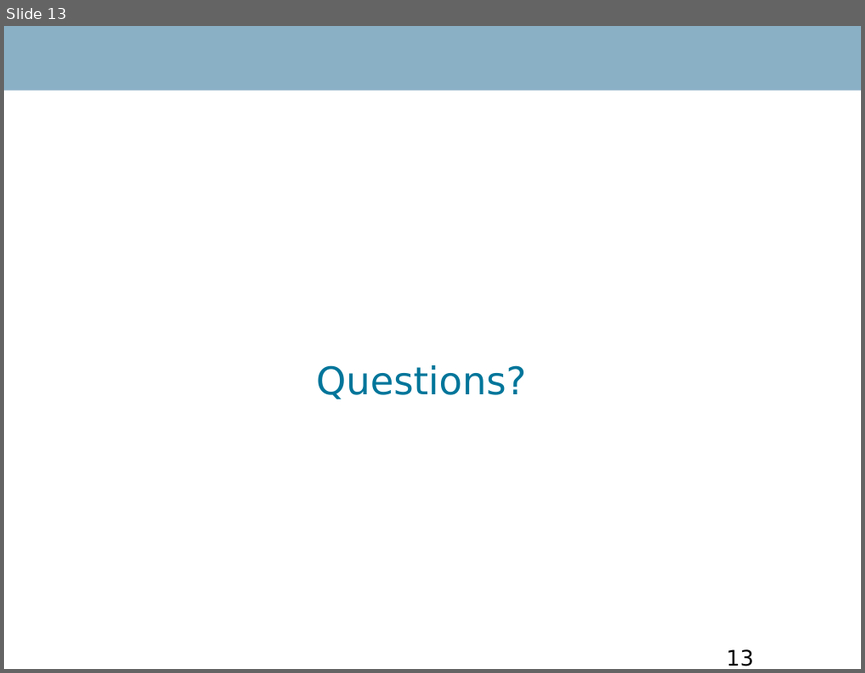
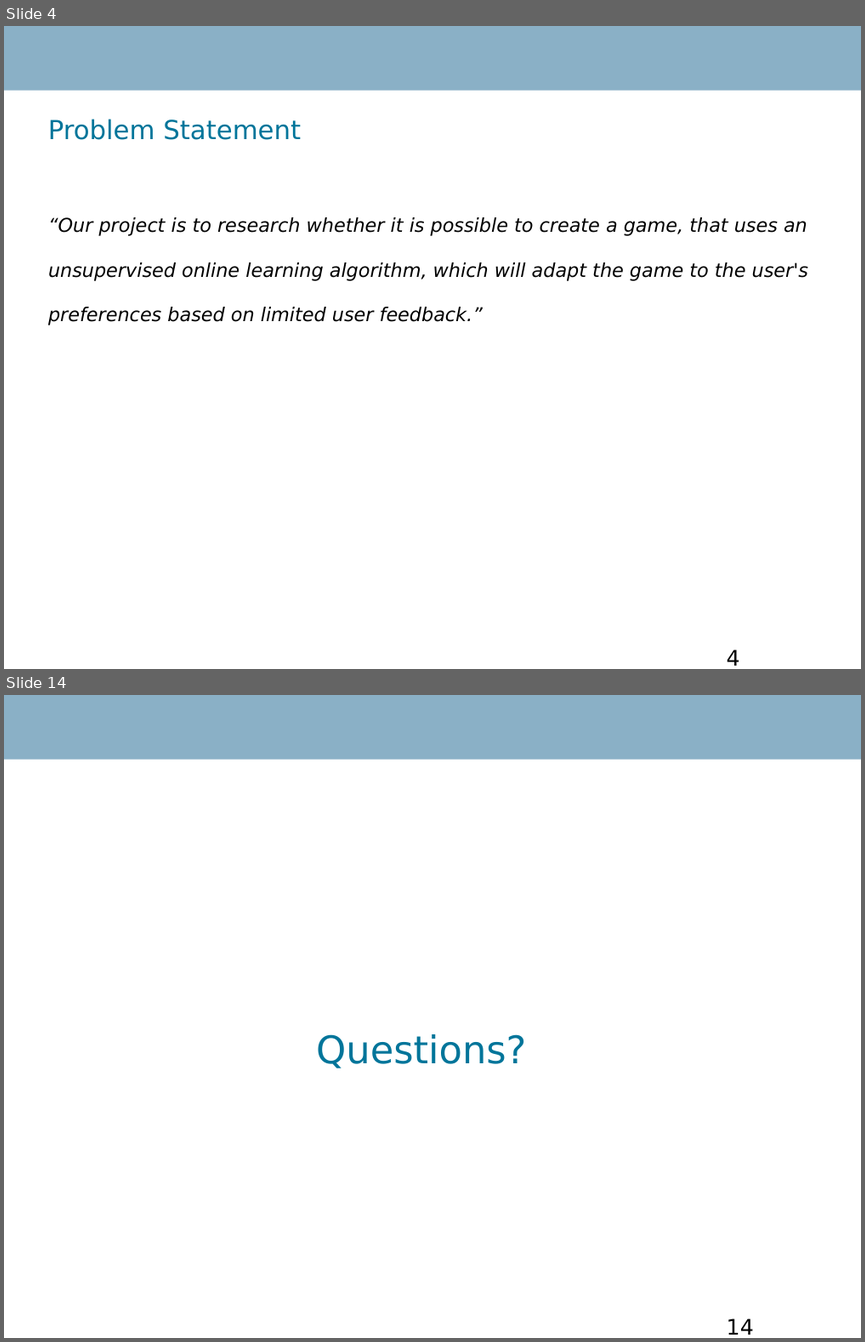
Before and after one commit to RobinTo/AdaptiveGame, a slide deck: IKT411 Advanced Project Report/presentation.ppt. Shown one above the other, each under a label of ours: slide 13 before the commit, slides 4 and 14 after it; the slides between them are not shown. The pictures are 865x673 and 865x1342 pixels, drawn with LibreOffice and Linux fonts; fonts in the diff are those of the drawing; background and template pictures are left out. Boxes give left, top, right and bottom in pixels: in the first picture for what was removed or moved away, otherwise in the second. Text is boxed around its words. In the diff, an @@ line names an element or a change of style, - is before the commit and + after.

```diff
--- a/IKT411 Advanced Project Report/presentation.ppt
+++ b/IKT411 Advanced Project Report/presentation.ppt
@@ slide 4 added at box(4, 26, 861, 669), background #FFFFFF; not listed: 1 template element that a slide beside it also shows @@
@@ title added at box(48, 119, 301, 140), 22 pt, text #00759A @@
+Problem Statement
@@ text added at box(48, 217, 808, 325), 16 pt, text #000000, italic @@
+“Our project is to research whether it is possible to create a game, that uses an
+unsupervised online learning algorithm, which will adapt the game to the user's
+preferences based on limited user feedback.”
@@ page number added at box(726, 649, 740, 665), 18 pt, text #000000 @@
+4
@@ what was slide 13 is now slide 14 @@
@@ page number at box(726, 1318, 754, 1334): text changed @@
-13
+14
```
Also in this commit, not shown: 3 slides changed, 8 other slides added, 8 slides removed, 9 other files.
